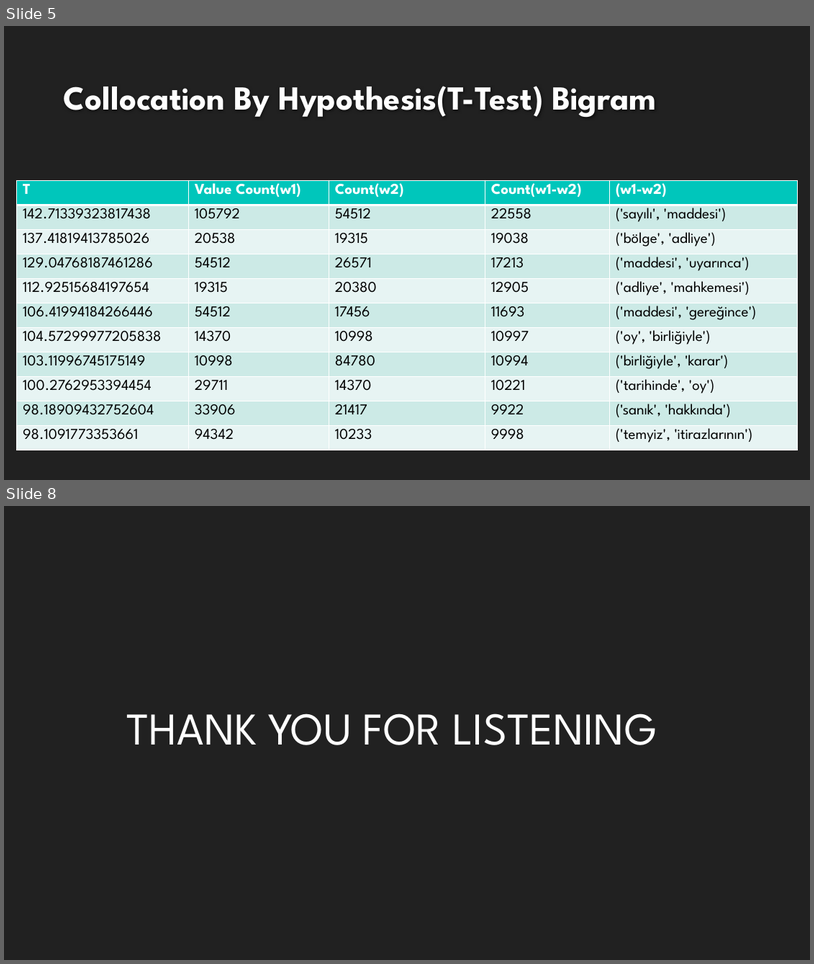
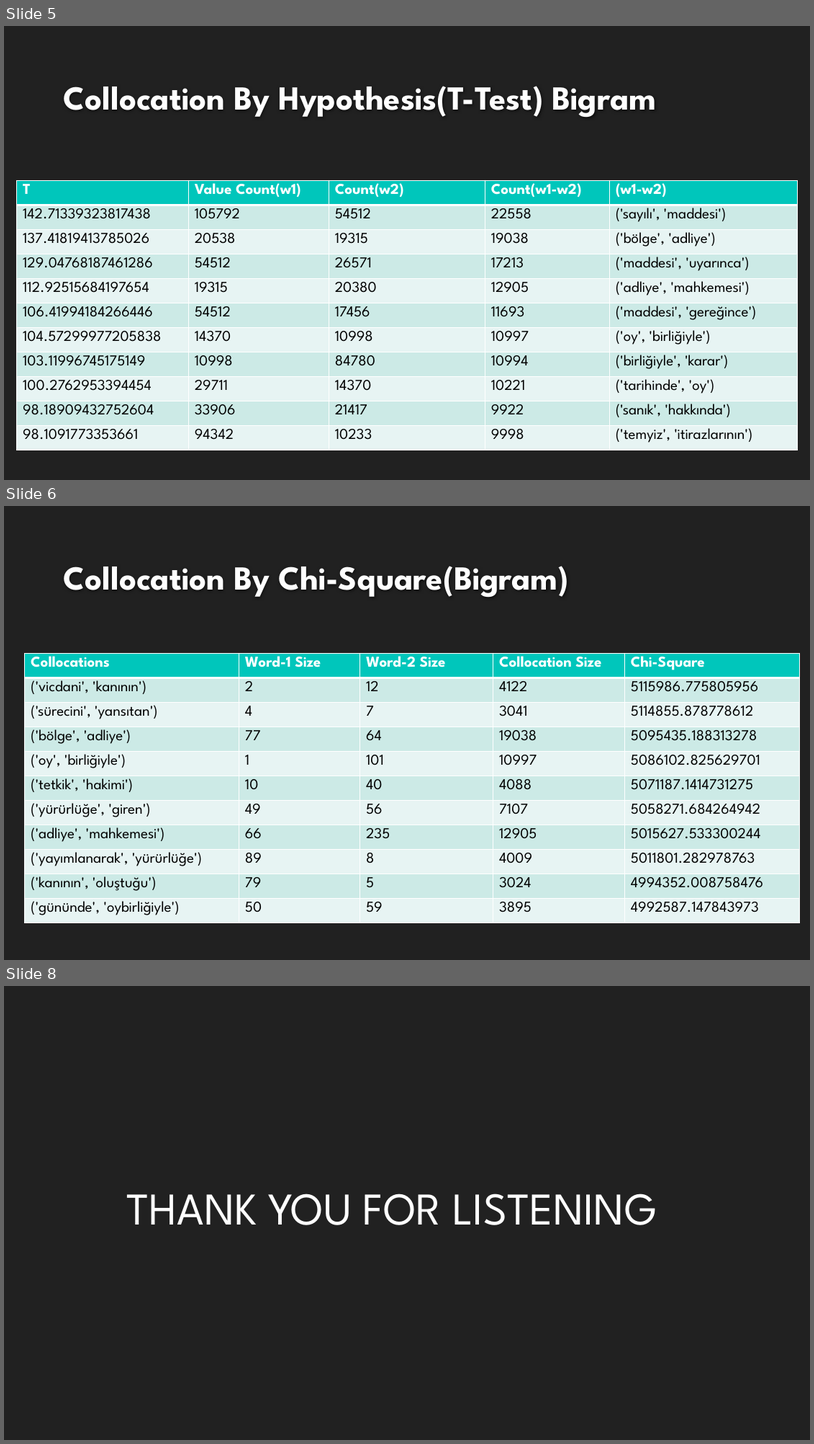
Before and after one commit to huseynhasilci/CSE4095S22_GRP_9, a slide deck: Intro to Natural Language Processing.pptx. Shown one above the other, each under a label of ours: slides 5 and 8 before the commit, slides 5, 6 and 8 after it; the slides between them are not shown. The pictures are 814x964 and 814x1444 pixels, drawn with LibreOffice and Linux fonts; fonts in the diff are those of the drawing; background and template pictures are left out. Boxes give left, top, right and bottom in pixels: in the first picture for what was removed or moved away, otherwise in the second. Text is boxed around its words. In the diff, an @@ line names an element or a change of style, - is before the commit and + after.

```diff
--- a/Intro to Natural Language Processing.pptx
+++ b/Intro to Natural Language Processing.pptx
@@ slide 6 added at box(4, 506, 810, 960), background #212121 @@
@@ title added at box(64, 566, 568, 597), 40 pt, text #FEFEFE, bold @@
+Collocation By Chi-Square(Bigram)
@@ table added at box(25, 653, 800, 923), 11 rows, 5 columns @@
+Collocations | Word-1 Size | Word-2 Size | Collocation Size | Chi-Square
+('vicdani', 'kanının') | 2 | 12 | 4122 | 5115986.775805956
+('sürecini', 'yansıtan') | 4 | 7 | 3041 | 5114855.878778612
+('bölge', 'adliye') | 77 | 64 | 19038 | 5095435.188313278
+('oy', 'birliğiyle') | 1 | 101 | 10997 | 5086102.825629701
+('tetkik', 'hakimi') | 10 | 40 | 4088 | 5071187.1414731275
+('yürürlüğe', 'giren') | 49 | 56 | 7107 | 5058271.684264942
+('adliye', 'mahkemesi') | 66 | 235 | 12905 | 5015627.533300244
+('yayımlanarak', 'yürürlüğe') | 89 | 8 | 4009 | 5011801.282978763
+('kanının', 'oluştuğu') | 79 | 5 | 3024 | 4994352.008758476
+('gününde', 'oybirliğiyle') | 50 | 59 | 3895 | 4992587.147843973
```
Also in this commit, not shown: 1 slide changed, 1 slide removed.
